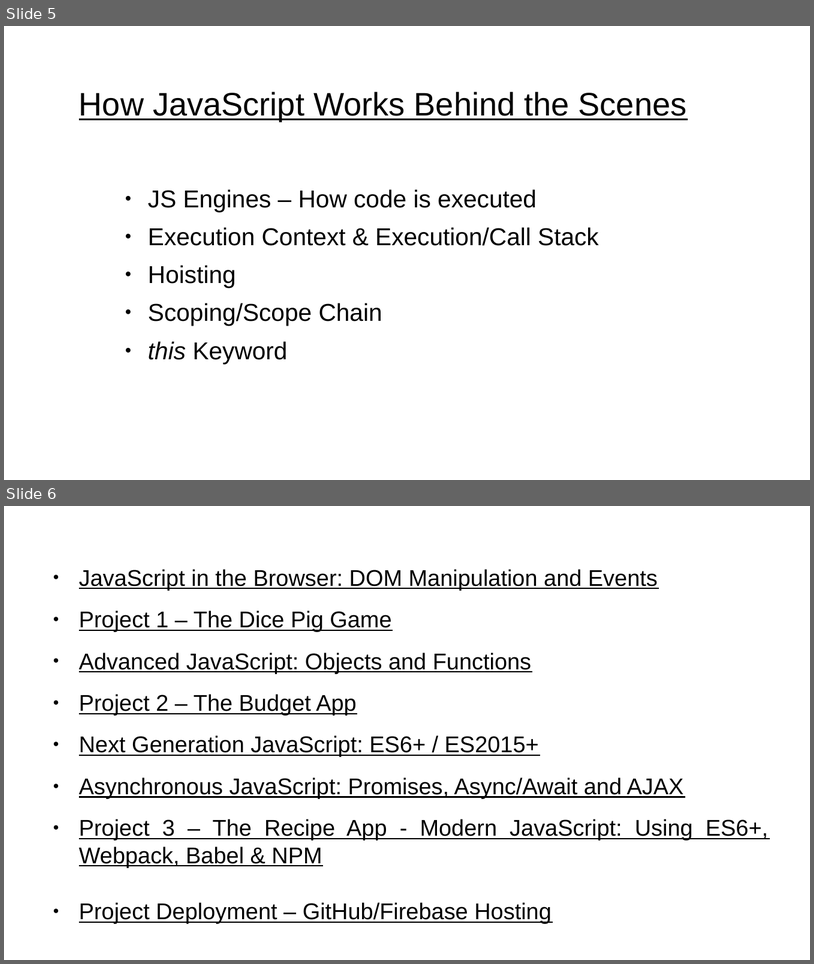
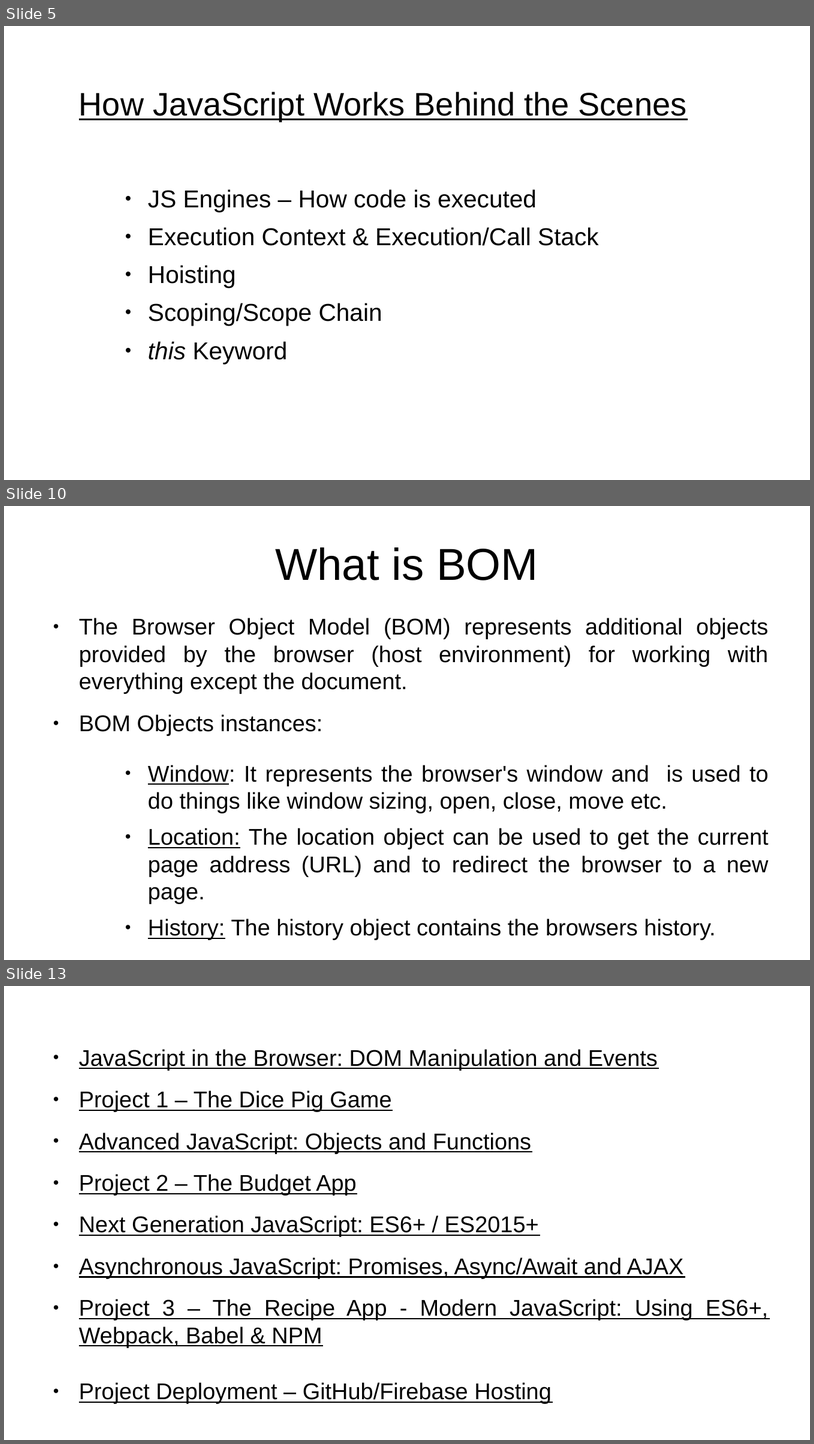
Before and after one commit to rajeshchauhan23102008/documents, a slide deck: src/courses/javascript/Javascript - No Theme.odp. Shown one above the other, each under a label of ours: slides 5 and 6 before the commit, slides 5, 10 and 13 after it; the slides between them are not shown. The pictures are 814x964 and 814x1444 pixels, drawn with LibreOffice and Linux fonts; fonts in the diff are those of the drawing. Boxes give left, top, right and bottom in pixels: in the first picture for what was removed or moved away, otherwise in the second. Text is boxed around its words. In the diff, an @@ line names an element or a change of style, - is before the commit and + after.

```diff
--- a/src/courses/javascript/Javascript - No Theme.odp
+++ b/src/courses/javascript/Javascript - No Theme.odp
@@ slide 10 added at bbox=[4, 506, 810, 960], background #FFFFFF @@
@@ title added at bbox=[275, 547, 539, 580], 44 pt, text #000000 @@
+What is BOM
@@ text added at bbox=[79, 618, 769, 939], 22.4 pt, text #000000 @@
+● The Browser Object Model (BOM) represents additional objects provided by the browser (host environment) for working with everything except the document.
+● BOM Objects instances:
+    ● Window: It represents the browser's window and is used to do things like window sizing, open, close, move etc.
+    ● Location: The location object can be used to get the current page address (URL) and to redirect the browser to a new page.
+    ● History: The history object contains the browsers history.
@@ what was slide 6 is now slide 13 @@
```
Also in this commit, not shown: 6 other slides added, 4 other files.
